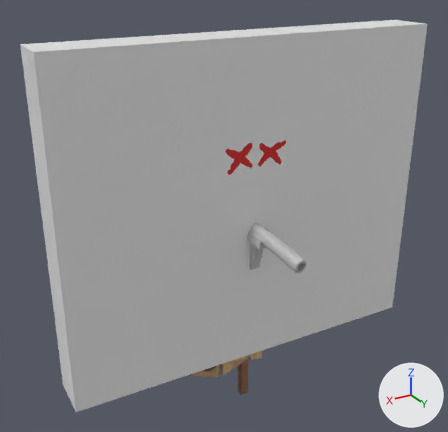
Before and after pictures for a commit that changed the glTF model assets/Target (16).glb.
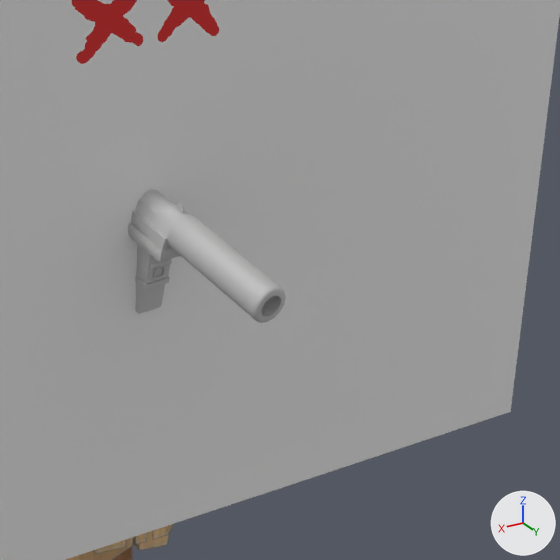
There are two pictures of each version: one whole from a 50 mm lens placed at (-5.26, -49.14, 6.39), pointed at (-7.15, -52.29, 4.82), one close up on the part from 44% to 92% of the width and 35% to 84% of the height. The axes (+X, +Y, +Z) are drawn at lower right. The lights are the same throughout. Where no turn or scale is listed for an object, it has been applied to the vertices.

The scene before the commit, as lines of its bpy script (objects in view):
```python
me_banditdynamite = bpy.data.meshes.new('BanditDynamite')
me_banditdynamite.from_pydata(...)  # 106 vertices, 204 faces; spans x -0.55..0.68, y -0.07..0.03, z -0.01..2.12
me_banditdynamite.materials.append(mat_bandit_dynamite_mat)  # picture img_bandit_dynamite_diffuse
me_cube = bpy.data.meshes.new('Cube')
me_cube.from_pydata(...)  # 8 vertices, 12 faces; spans x -2.62..0.01, y 0.0..0.42, z 0.0..2.22
me_cube.materials.append(mat_monkey)  # its picture is missing
me_old_stylized_agent_pistol_handpainted = bpy.data.meshes.new('old_stylized_agent_pistol_handpainted')
me_old_stylized_agent_pistol_handpainted.from_pydata(...)  # 737 vertices, 1370 faces; spans x -0.09..0.066, y -0.113..0.716, z -0.175..0.234
me_old_stylized_agent_pistol_handpainted.materials.append(mat_pistol_material)  # its picture is missing
ob_banditdynamite = bpy.data.objects.new('BanditDynamite', me_banditdynamite)
ob_banditdynamite.parent = ob_swing
ob_banditdynamite.location = (0.0935, 0.0, 0.0)
ob_banditdynamite.rotation_euler = (0.0, 0.0, -1.571)  # degrees (0, 0, -90)
ob_cube = bpy.data.objects.new('Cube', me_cube)
ob_cube.location = (-6.077, -52.598, 3.708)
ob_old_stylized_agent_pistol_handpainted = bpy.data.objects.new('old_stylized_agent_pistol_handpainted', me_old_stylized_agent_pistol_handpainted)
ob_old_stylized_agent_pistol_handpainted.location = (-7.345, -52.481, 4.582)
# also in view: 'Dead.001' at (-7.33, -52.2, 5.18)
```
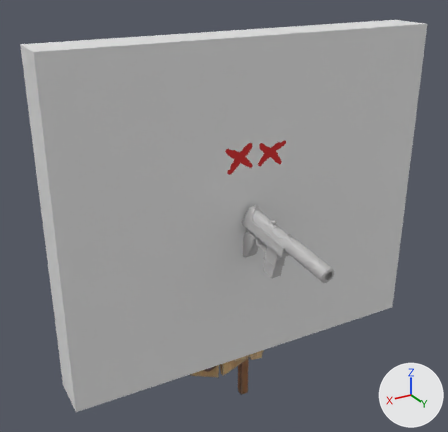
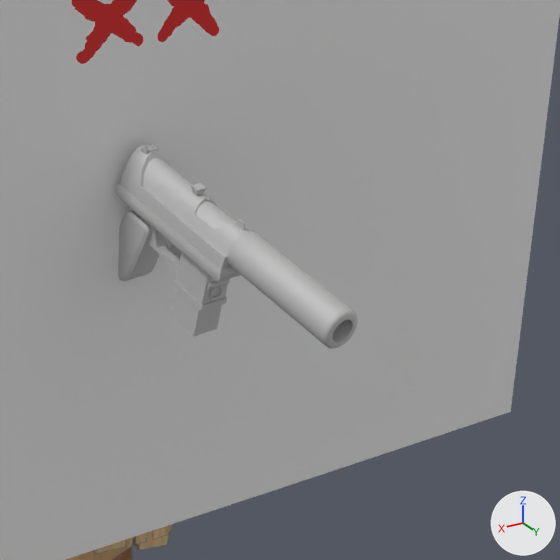
The change, as a diff of the scene's bpy script:
```diff
--- a/assets/Target (16).glb.py
+++ b/assets/Target (16).glb.py
@@ ob_old_stylized_agent_pistol_handpainted @@
 ob_old_stylized_agent_pistol_handpainted = bpy.data.objects.new('old_stylized_agent_pistol_handpainted', me_old_stylized_agent_pistol_handpainted)
-ob_old_stylized_agent_pistol_handpainted.location = (-7.345, -52.481, 4.582)
+ob_old_stylized_agent_pistol_handpainted.location = (-7.315, -52.198, 4.659)
```

Boxes (x1, y1, x2, y2) around the edits, measured in the close-ups (560 x 560 px):
'old_stylized_agent_pistol_handpainted', moved: before (128, 189, 286, 323); after (115, 143, 358, 349)
